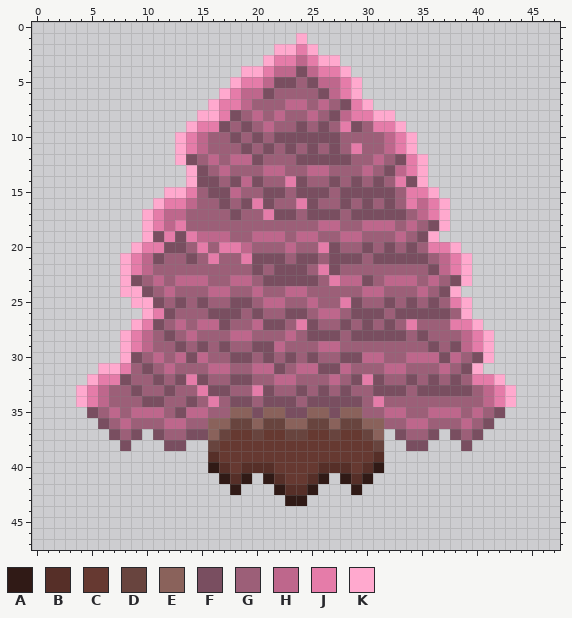
Pixel-art sprite -- Assets/Sprites/TileMap/Forest/Tree2.png. That is the earlier state.
The file is 48x48 pixels. The old version is drawn lined up with the new one.
Palette (. is transparent): A #301a16  B #562f28  C #663931  D #68443e  E #8a625b  F #794e60  G #9c5f78  H #be678c  J #e57ca9  K #ffa9ce
Pixels before, first column x 4:
 1 ....................K...................
 2 ..................KKJK..................
 3 .................KJJHJKK................
 4 ...............KKJHHFHJJK...............
 5 ..............KJJHFFGFHHJK..............
 6 .............KJHHFGGGGFHJK..............
 7 ............KJJHGGGHHGHGFJK.............
 8 ...........KKJFGHGHGGHGFHJJKK...........
 9 ..........KJJFGFGHGGFGFGJFGJJK..........
10 .........KJHGGFGFGFFFFFFGGGGHJK.........
11 .........KJHGGGFGFGFGFGFGJGGHJK.........
12 .........KFGHGHHFGGGFFFFFGGHGFJK........
13 ..........KFGHGGGHHGGHHGGGHGFHJK........
14 ..........KFFGFHFGGJFGGFGFGFGJFK........
15 ........KKJGFFHGGFFGFFFGFFFFFGJJK.......
16 .......KJJHGGFGFJFGGJFGGFGFGFGJHJK......
17 ......KJHHGGGGFGGJFFGFFFGFFFFFGHJK......
18 ......KJHJGGGGGGGGGGGGHHGGHHHGHGFK......
19 ......KFJFJHHHGGHHHGHHGGHHGGGHGFK.......
20 .....KJJFFGJGJJHGGGHGGJFGGFGFGFGJJK.....
21 ....KJHFGGFGJGGJFFFGFFGFFFGFFFFFGHJK....
22 ....KJHGGGGGGGGGFGFFFGJFGGGGGGGGFHJK....
23 ....KFGHGHHHGGHHGFFFFFGJHHFGHHHGHGFK....
24 ....KKFGHGGGHHGGHGGHHGGGGGHHGGGHGFK.....
25 .....KKFGFGFGGFFGHHGGHGGJFGGFGFGFGJK....
26 ......KJFGGGFFFGFGGFFGHHGFFFGFFFFFGK....
27 .....KJFGHGHHFGGHFFGJFGGFGFGFGJGGGJJK...
28 ....KJHGFGHGGGHHGGGHGFFFGFFFFFGFGGGHJK..
29 ....KJHGGFGFGFGGFFHGGGHHGGGGGGGGFGFHJK..
30 ....KFGHGHFHGGFFGFGFGFGGFFHHGGHHHFHGFK..
31 ..KKJGFGHGGGHHGGHHFGHHFFHGGGHHGGGHGFK...
32 .KJJFGGFGFJFGGFFGGHHGGGHGFJFGGFGFGFGJJK.
33 KJHGGFGGFGGJFFGGJFGGFGFGFGGFFFGFFFFFGHJK
34 KJHGGGFFGGFGJGFFGFFFGFFFFFGJGGGGGGGGGHJK
35 .FGHGHHHGFHHGGEEFEEFFEEFEEGGHHGGHHHGHGF.
36 ..FGHGGGHHGGEEDDEDDEEDDEDDEEGGHHGGGHGF..
37 ...FGF.FGGFFEDCCDCCDDCCDCCDE.FGGF.FGF...
38 ....F...FF..DCCCCCCCCCCCCCCD..FF...F....
39 ............BCCCCCCCCCCCCCCB............
40 ............ABCBBBCCCCBBBCBA............
41 .............ABA.ABCCBA.ABA.............
42 ..............A...ABBA...A..............
43 ...................AA...................
After:
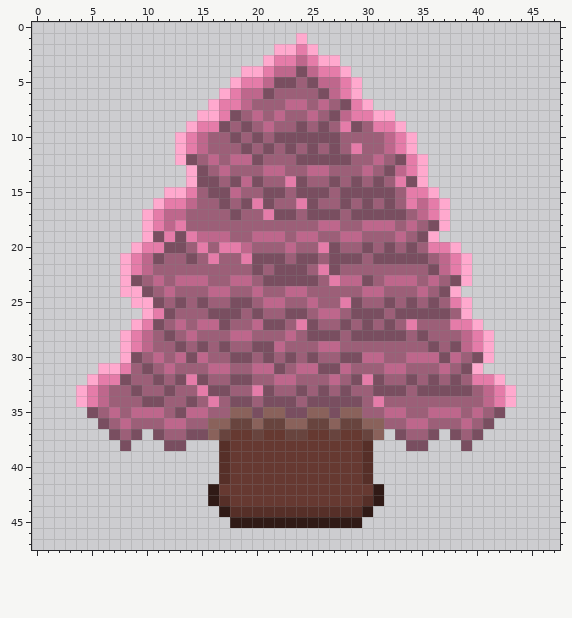
The exact change:
whole drawing moved by +0,-4 (the old picture is shown already moved)
The edit adds colour A in rows 42 to 43 at x 16 and 31; in row 44 at x 17 and 30; in row 45 at x 18 to 29.
The edit adds colour B in row 43 at x 17 and 30; in row 44 at x 18 to 29.
Colour A gives way to colour B in row 41 at x 17 and 30.
Colour C gives way to colour B in rows 38 to 39 at x 17 and 30.
The edit adds colour C in row 41 at x 20 and 27; in row 42 at x 17, 19 to 21, 26 to 28 and 30; in row 43 at x 18 to 22 and 25 to 29.
Colour A gives way to colour C in row 41 at x 19, 21, 26 and 28; in row 42 at x 18, 22, 25 and 29; in row 43 at x 23 to 24.
Colour B gives way to colour C in row 40 at x 19 to 21 and 26 to 28; in row 41 at x 18, 22, 25 and 29; in row 42 at x 23 to 24.
The author cleared colour A in row 40 at x 16 and 31.
The author cleared colour B in row 39 at x 16 and 31.
The author cleared colour D in row 38 at x 16 and 31.
Where, in picture pixels (left, top, right, bottom), the same in both pictures:
changed: (208, 440, 384, 528)
